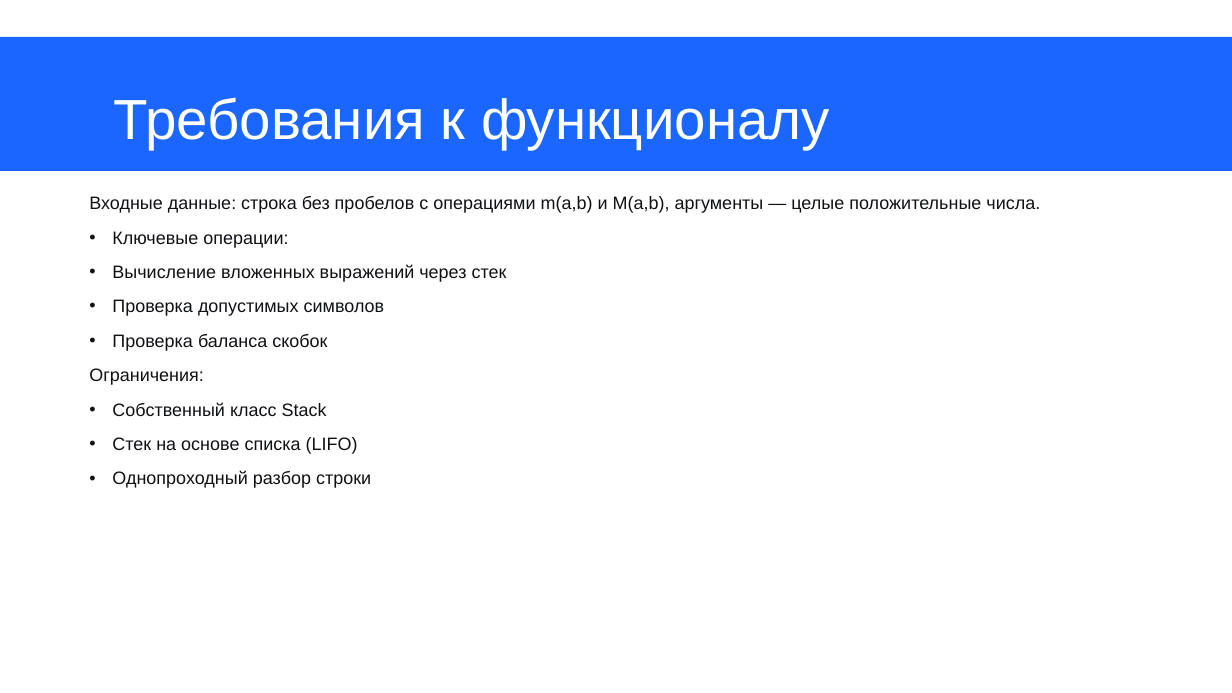
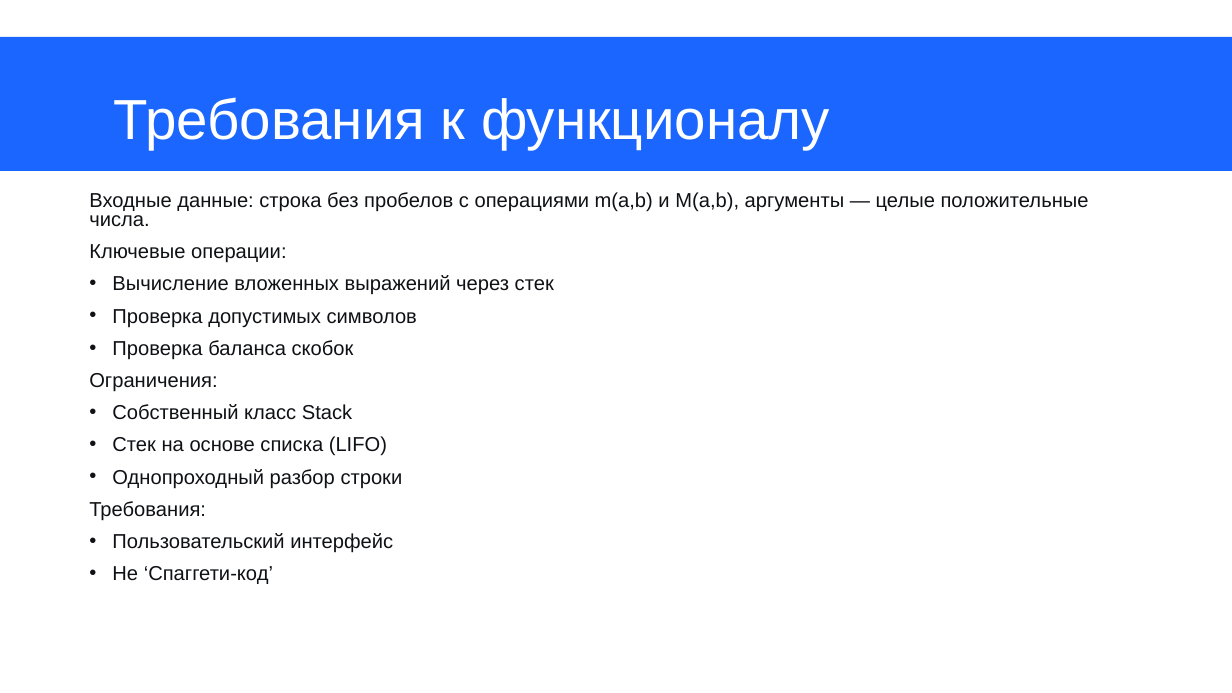
Before and after one commit to EmptyQwazar/Individualnoe_zadanie_2_sem_pyhon, a slide deck: slide 3 of Презентация к инд.заданию, семестр 2 (Антипин, Дмитрий, группа ит-8).pptx. Drawn at 1232x693 pixels with LibreOffice and Linux fonts; fonts in the diff are those of the drawing. Boxes give left, top, right and bottom in pixels: in the first picture for what was removed or moved away, otherwise in the second. Text is boxed around its words. In the diff, an @@ line names an element or a change of style, - is before the commit and + after.

```diff
--- a/Презентация к инд.заданию, семестр 2 (Антипин, Дмитрий, группа ит-8).pptx
+++ b/Презентация к инд.заданию, семестр 2 (Антипин, Дмитрий, группа ит-8).pptx
@@ text at [89,192,1089,488]: size 14 to 15.7 pt in "Входные данные: строка без пробелов с операциями ...", "Ключевые операции:", "Вычисление вложенных выражений через стек", "Проверка допустимых символов" and 5 more places; line spacing 1 to 0.8; bullet • to none @@
@@ text at [89,501,393,584]: paragraphs added @@
+Требования:
+• Пользовательский интерфейс
+• Не ‘Спаггети-код’
```
Also in this commit, not shown: 5 other slides changed, 6 slides added, 5 slides removed.
